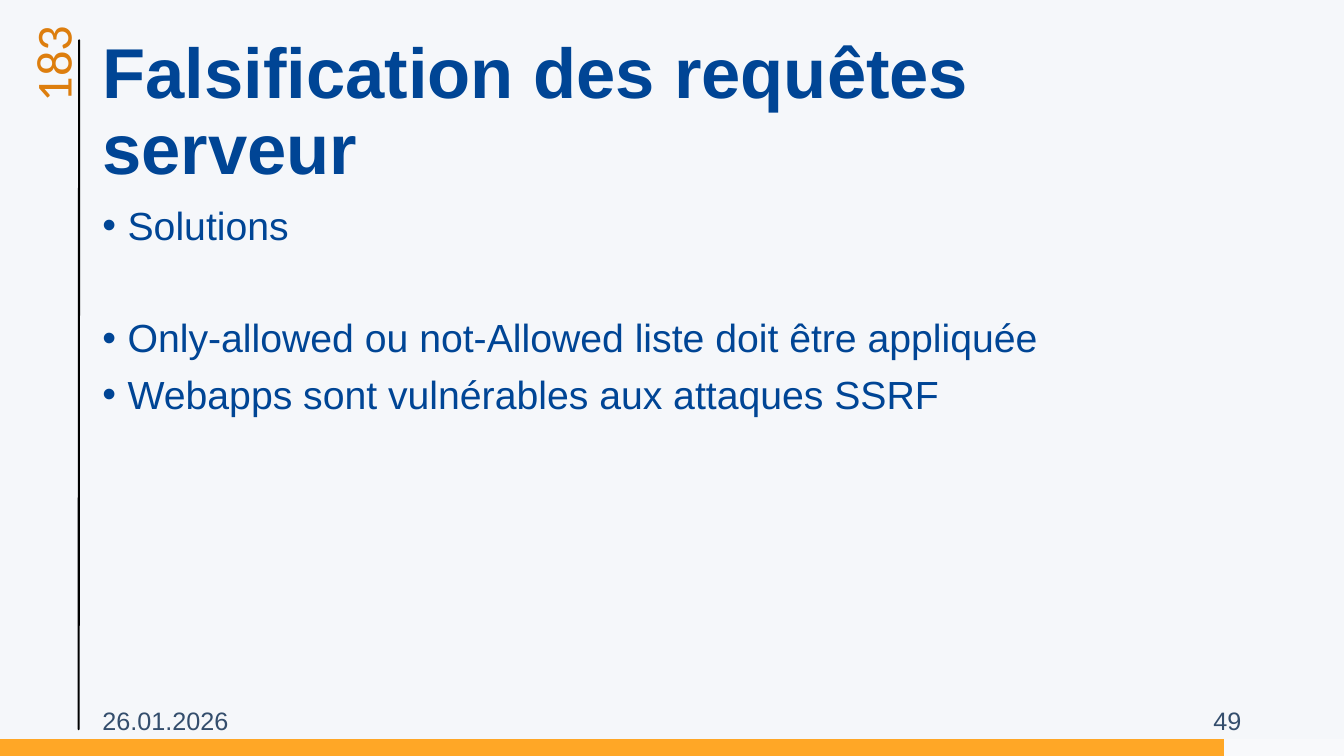
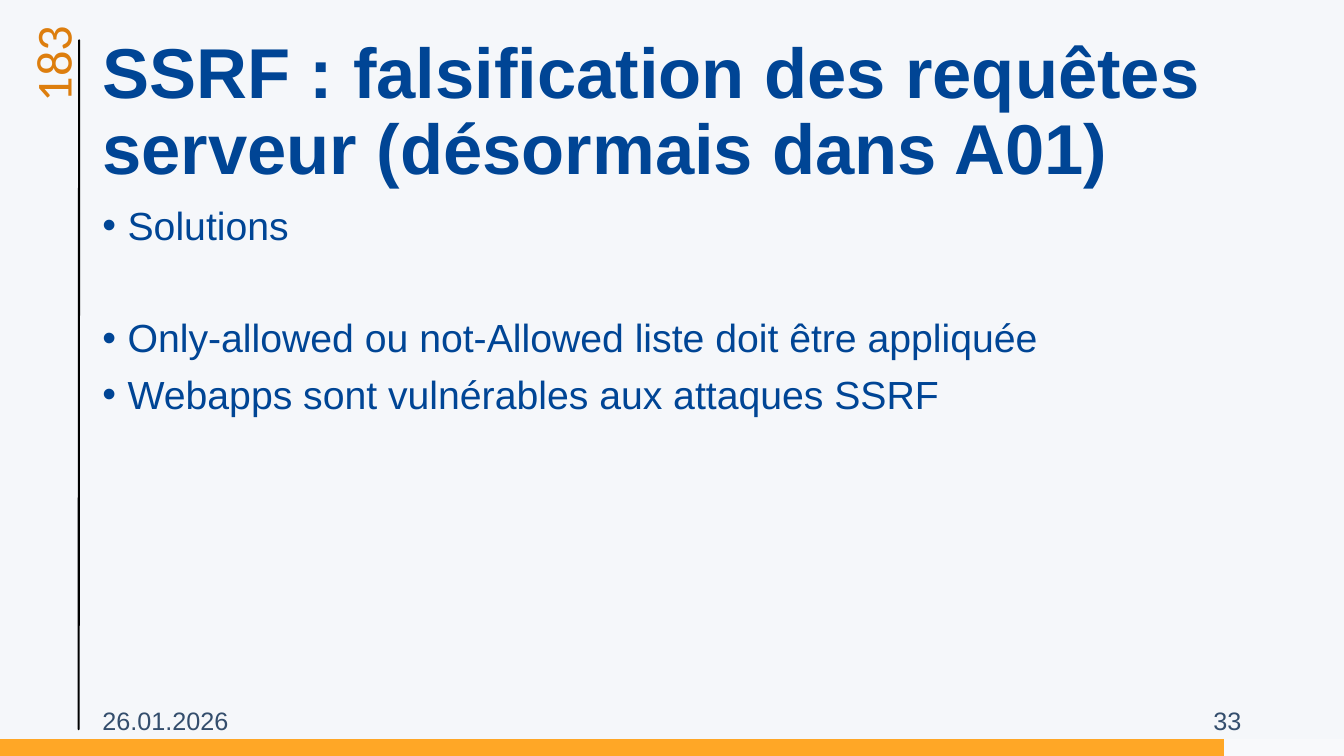
Before and after one commit to ETML-INF/183-SecuriteApplication, a slide deck: slide 33 of supports/01-Owasp.pptx (slide 49 before the commit). Drawn at 1344x756 pixels with LibreOffice and Linux fonts; fonts in the diff are those of the drawing; background and template pictures are left out. Boxes give left, top, right and bottom in pixels: in the first picture for what was removed or moved away, otherwise in the second. Text is boxed around its words. In the diff, an @@ line names an element or a change of style, - is before the commit and + after.

```diff
--- a/supports/01-Owasp.pptx
+++ b/supports/01-Owasp.pptx
@@ title at [102, 45, 1199, 187]: text changed @@
-Falsification des requêtes serveur
+SSRF : falsification des requêtes serveur (désormais dans A01)
@@ page number at [1213, 712, 1241, 731]: text changed @@
-49
+33
```
Also in this commit, not shown: 10 other slides changed, 29 other files.
